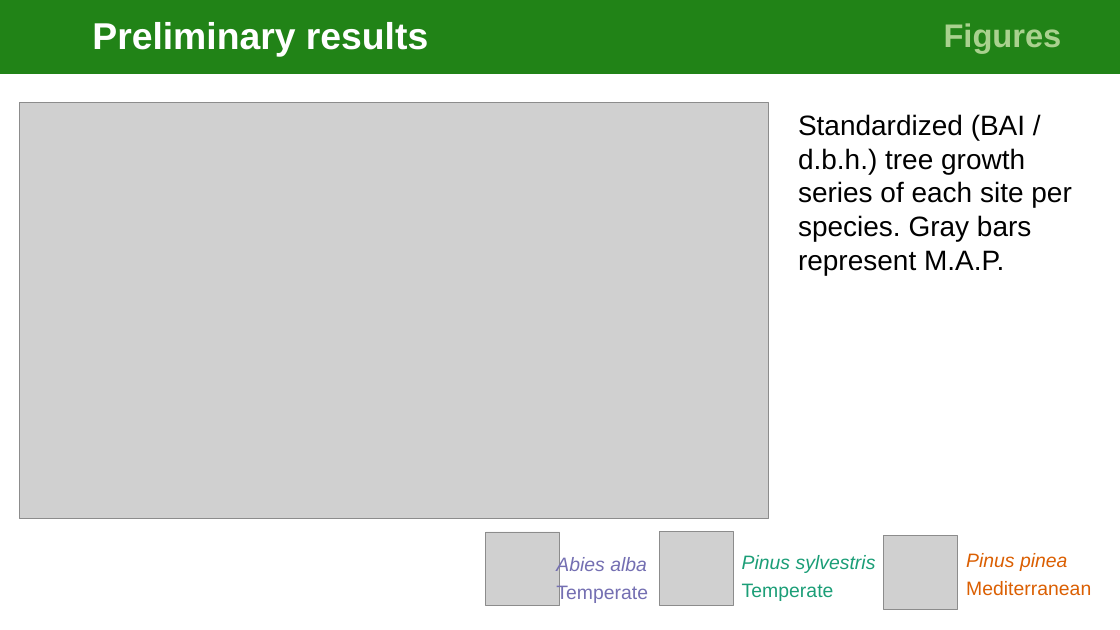
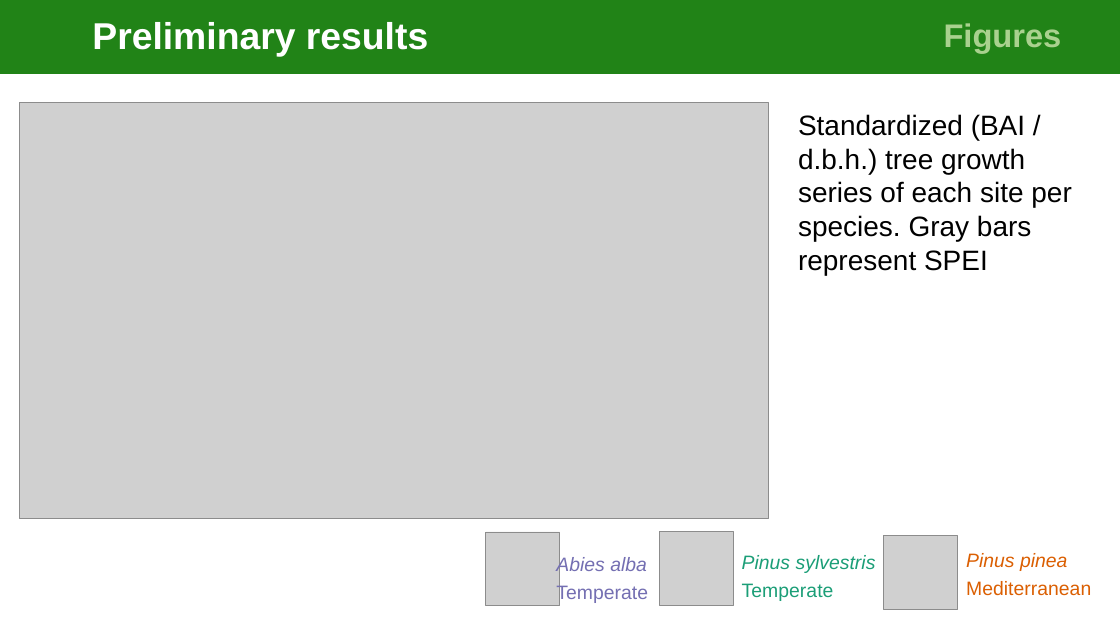
Before and after one commit to cris-fernandez/Tesis_Individuo, a slide deck: slide 12 of 06_ppts/exploratory_analysis_figures_v2-CFB.pptx (slide 13 before the commit). Drawn at 1120x630 pixels with LibreOffice and Linux fonts; fonts in the diff are those of the drawing; grey boxes stand for pictures. Boxes give left, top, right and bottom in pixels: in the first picture for what was removed or moved away, otherwise in the second. Text is boxed around its words. In the diff, an @@ line names an element or a change of style, - is before the commit and + after.

```diff
--- a/06_ppts/exploratory_analysis_figures_v2-CFB.pptx
+++ b/06_ppts/exploratory_analysis_figures_v2-CFB.pptx
@@ text at box(798, 114, 1071, 275): text changed @@
-  Standardized (BAI / d.b.h.) tree growth series of each site per species. Gray bars represent M.A.P.
+  Standardized (BAI / d.b.h.) tree growth series of each site per species. Gray bars represent SPEI
```
Also in this commit, not shown: 5 other slides changed, 2 slides added, 9 slides removed.
